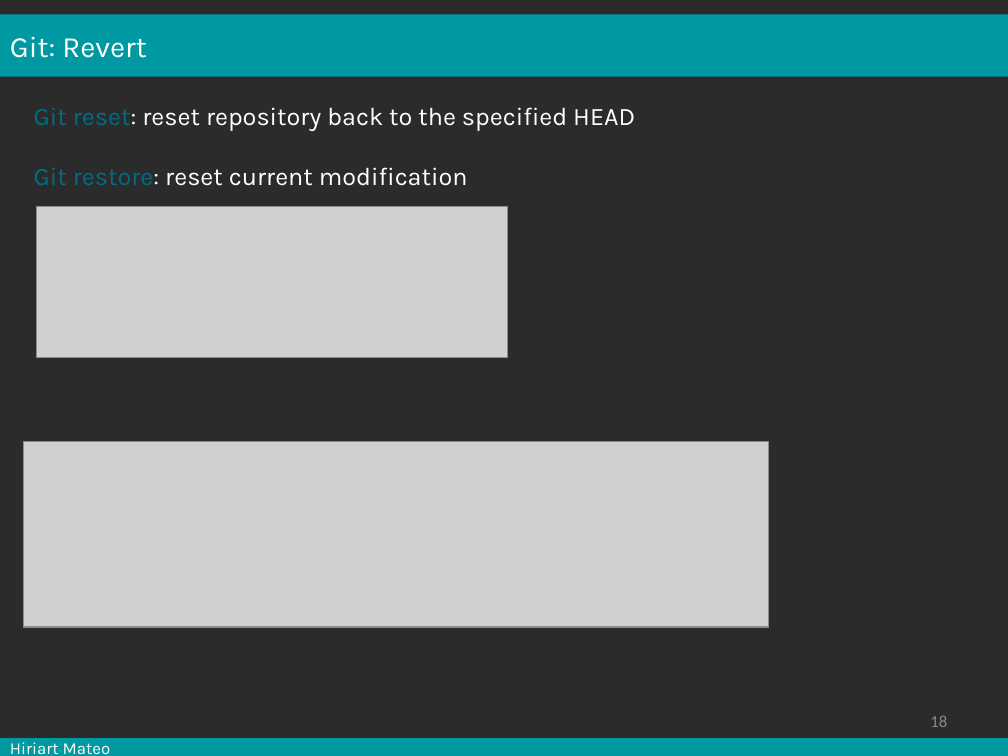
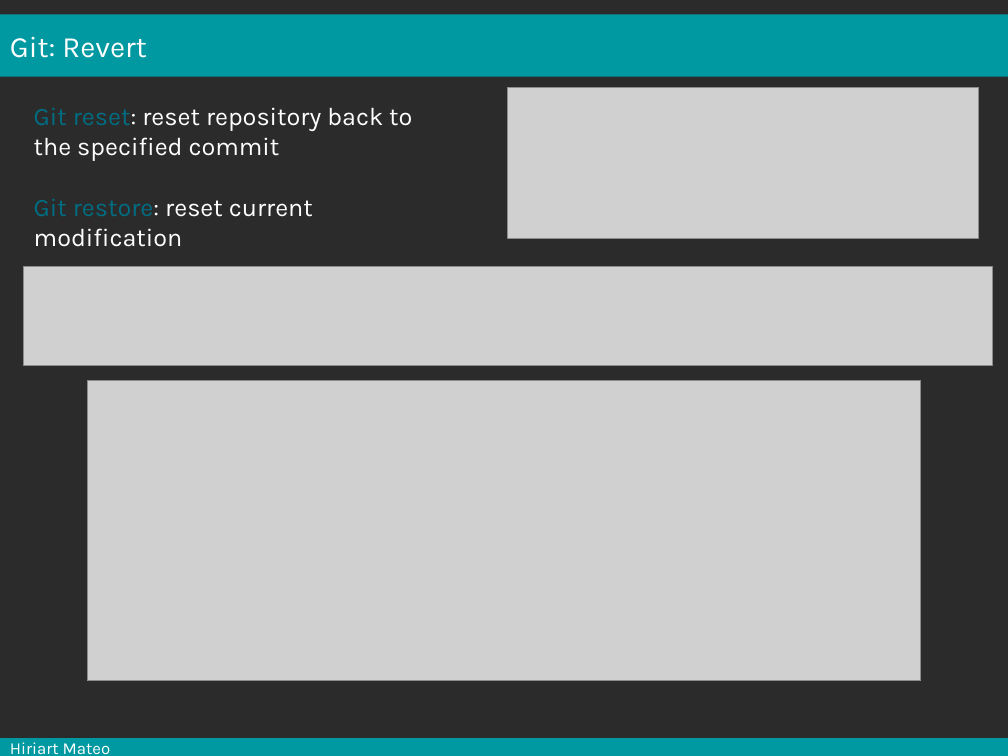
Before and after one commit to mesocentre-clermont-auvergne/formation_fair, a slide deck: slide 18 of fair_versionnage/versionnage_cours/cours.odp. Drawn at 1008x756 pixels with LibreOffice and Linux fonts; fonts in the diff are those of the drawing; grey boxes stand for pictures; background and template pictures are left out; a plain dark background stands for a picture behind light text. Boxes give left, top, right and bottom in pixels: in the first picture for what was removed or moved away, otherwise in the second. Text is boxed around its words. In the diff, an @@ line names an element or a change of style, - is before the commit and + after.

```diff
--- a/fair_versionnage/versionnage_cours/cours.odp
+++ b/fair_versionnage/versionnage_cours/cours.odp
@@ picture: place and size @@
-picture at <box>37,207,508,357</box>
+picture at <box>508,88,979,238</box>
@@ text at <box>34,107,412,161</box>: text changed @@
-Git reset: reset repository back to the specified HEAD
+Git reset: reset repository back to the specified commit
@@ picture added at <box>24,267,993,366</box> @@
@@ picture: place and size @@
-picture at <box>24,442,768,627</box>
+picture at <box>87,381,920,681</box>
@@ page number rewrapped from <box>930,716,947,727</box> to <box>944,674,1008,715</box> @@
```
Also in this commit, not shown: 30 other slides changed, 3 slides added, 3 slides removed, 2 other files.
